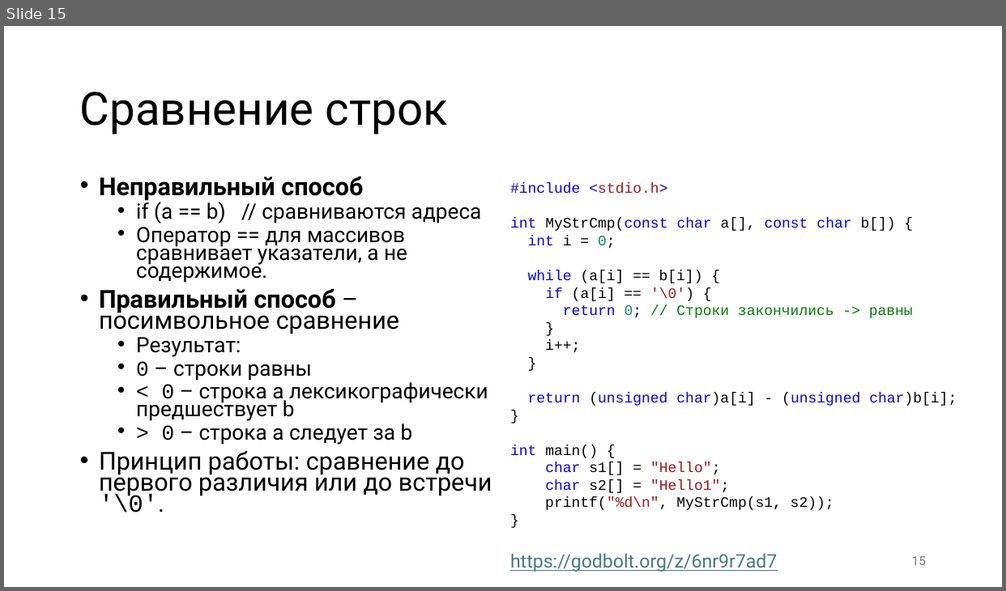
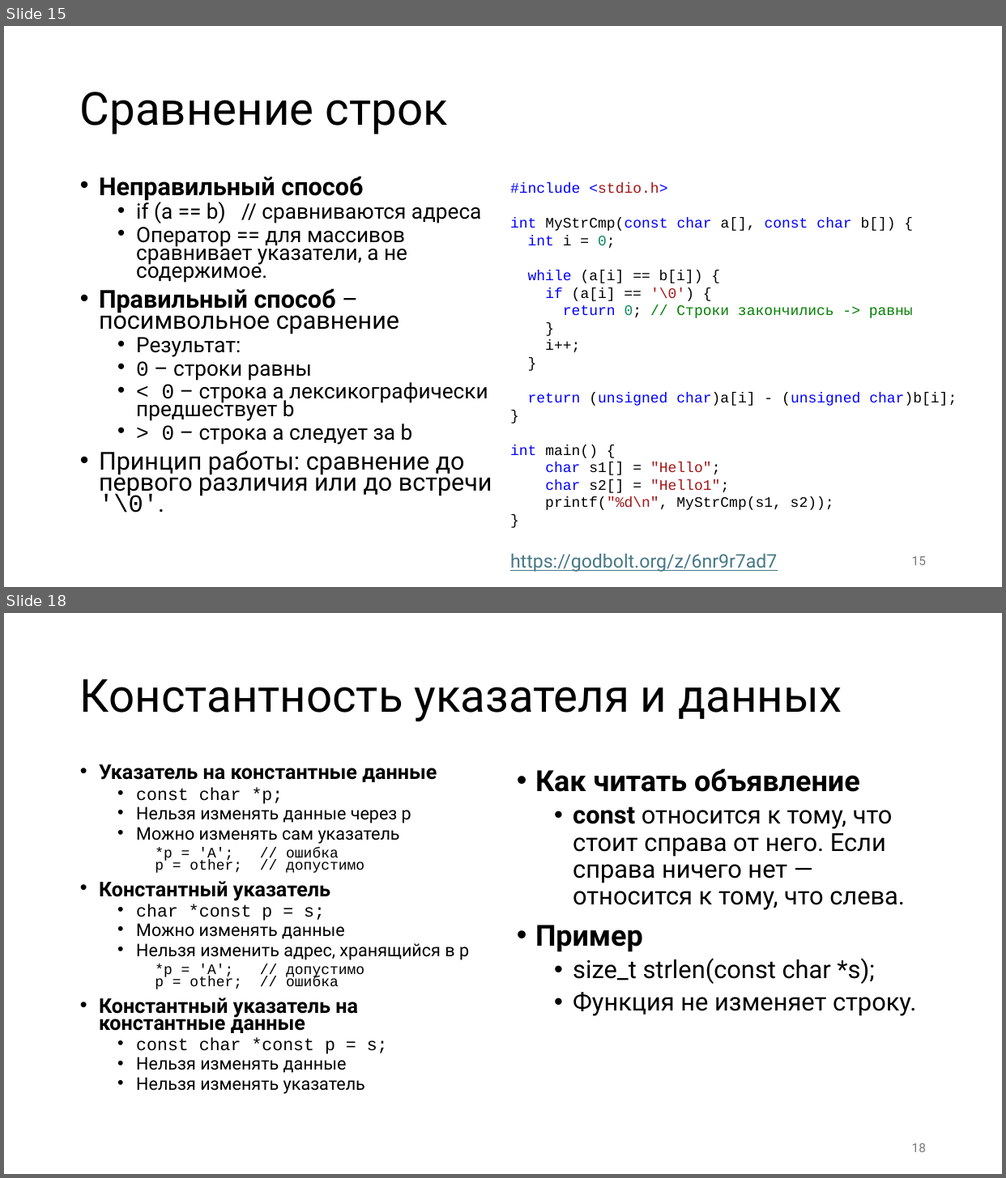
Before and after one commit to alexey-malov/mpp, a slide deck: lectures/03/Strings.pptx. Shown one above the other, each under a label of ours: slide 15 before the commit, slides 15 and 18 after it; the slides between them are not shown. The pictures are 1006x591 and 1006x1178 pixels, drawn with LibreOffice and Linux fonts; fonts in the diff are those of the drawing. Boxes give left, top, right and bottom in pixels: in the first picture for what was removed or moved away, otherwise in the second. Text is boxed around its words. In the diff, an @@ line names an element or a change of style, - is before the commit and + after.

```diff
--- a/lectures/03/Strings.pptx
+++ b/lectures/03/Strings.pptx
@@ slide 18 added at (4, 613, 1002, 1174), background #FFFFFF @@
@@ title added at (80, 679, 842, 722), 44 pt, text #000000 @@
+Константность указателя и данных
@@ text added at (99, 764, 469, 1094), 16.8 pt, text #000000 @@
+• Указатель на константные данные
+  • const char *p;
+  • Нельзя изменять данные через p
+  • Можно изменять сам указатель
+    *p = 'A'; // ошибка
+    p = other; // допустимо
+• Константный указатель
+  • char *const p = s;
+  • Можно изменять данные
+  • Нельзя изменить адрес, хранящийся в p
+    *p = 'A'; // допустимо
+    p = other; // ошибка
+• Константный указатель на константные данные
+  • const char *const p = s;
+  • Нельзя изменять данные
+  • Нельзя изменять указатель
@@ text added at (535, 769, 917, 1016), 24 pt, text #000000 @@
+• Как читать объявление
+  • const относится к тому, что стоит справа от него. Если справа ничего нет — относится к тому, что слева.
+• Пример
+  • size_t strlen(const char *s);
+  • Функция не изменяет строку.
@@ page number added at (912, 1144, 926, 1152), 12 pt, text #797979 @@
+18
```
Also in this commit, not shown: 14 other slides added.
